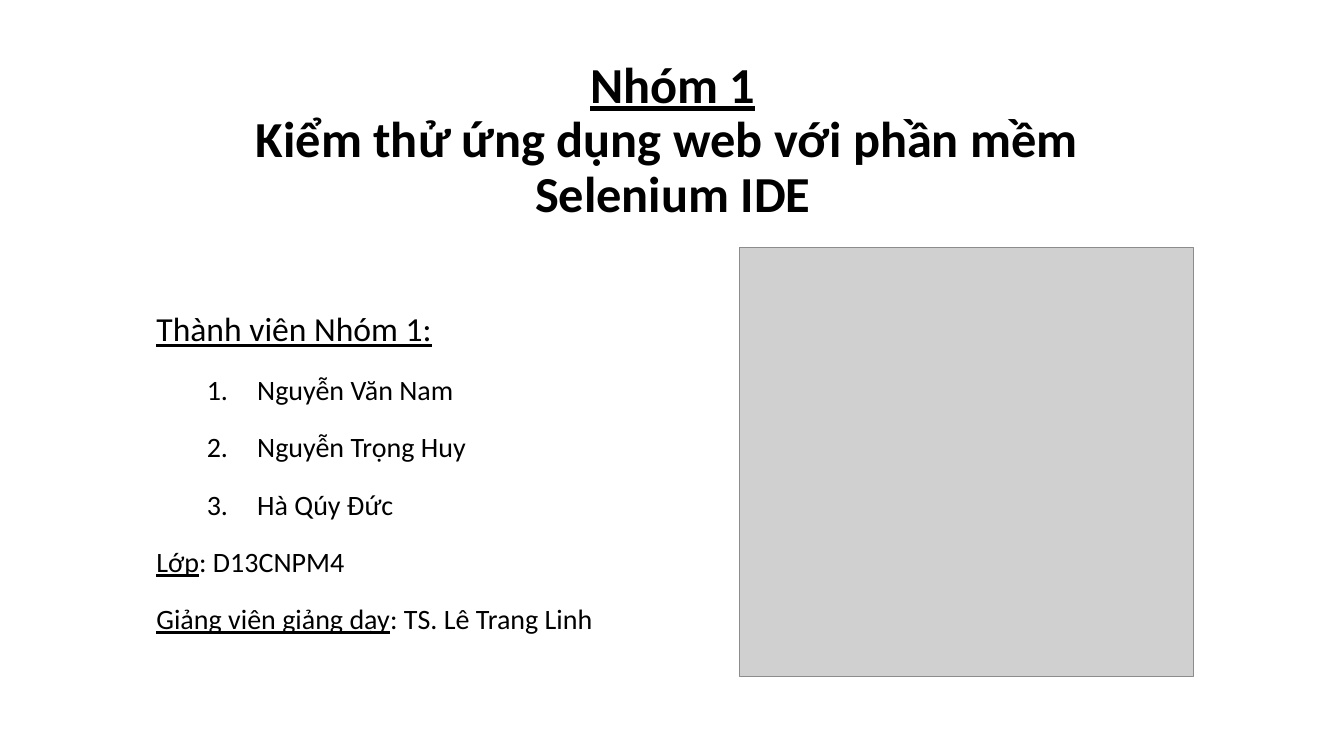
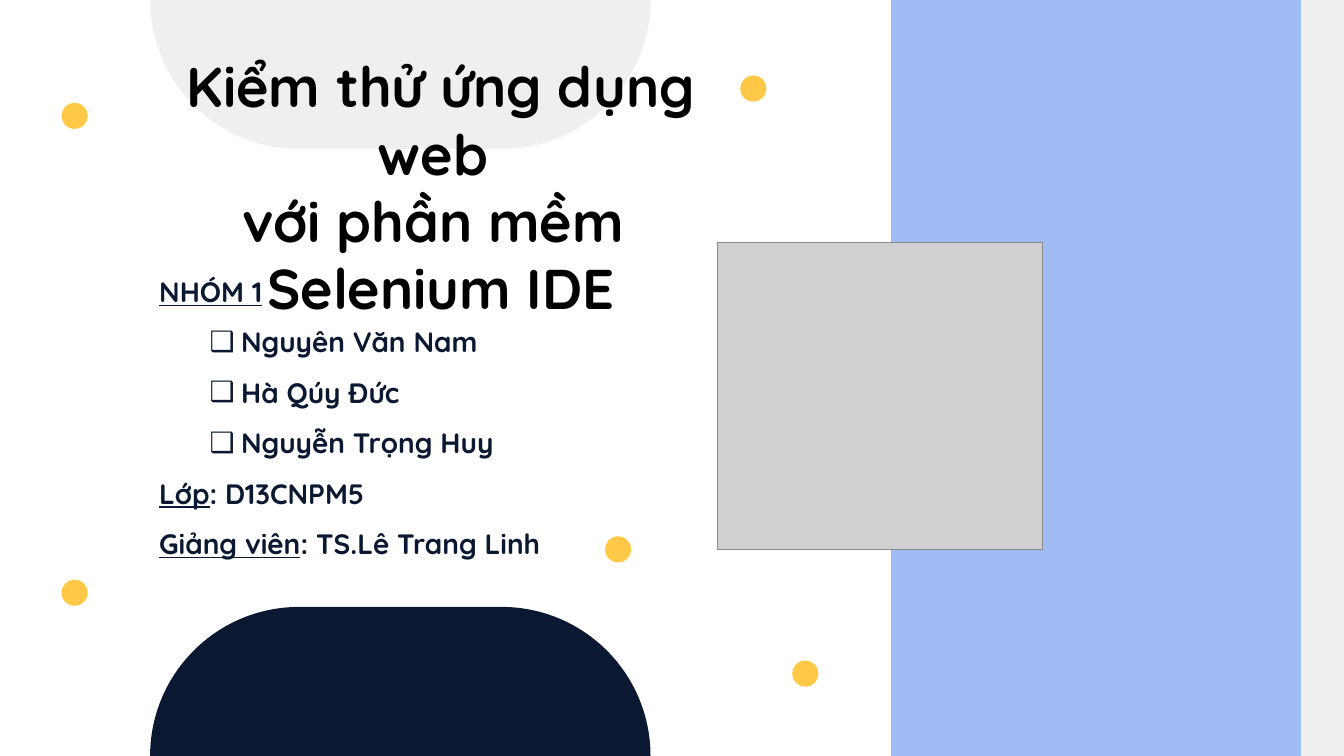
Before and after one commit to HoangNamBN/Tester, a slide deck: slide 1 of silde/SeleniumIDE.pptx. Drawn at 1344x756 pixels with LibreOffice and Linux fonts; fonts in the diff are those of the drawing; grey boxes stand for pictures. Boxes give left, top, right and bottom in pixels: in the first picture for what was removed or moved away, otherwise in the second. Text is boxed around its words. In the diff, an @@ line names an element or a change of style, - is before the commit and + after.

```diff
--- a/silde/SeleniumIDE.pptx
+++ b/silde/SeleniumIDE.pptx
@@ freeform shape added at (x1=149, y1=0, x2=651, y2=149), fill #EFEFEF @@
@@ freeform shape added at (x1=890, y1=0, x2=1344, y2=756), fill #9FBCF4 @@
@@ freeform shape added at (x1=1301, y1=0, x2=1344, y2=756), fill #EFEFEF @@
@@ text "Kiểm thử ứng dụng web" at (x1=187, y1=59, x2=695, y2=310): vertical alignment bottom to top @@
@@ text at (x1=187, y1=59, x2=695, y2=310): text changed; size 36 to 40 pt; font Calibri to Quicksand @@
-Nhóm 1
-Kiểm thử ứng dụng web với phần mềm
-Selenium IDE
+Kiểm thử ứng dụng web
+với phần mềm
+Selenium IDE
@@ freeform shape added at (x1=740, y1=75, x2=767, y2=102), fill #FFC947 @@
@@ freeform shape added at (x1=60, y1=102, x2=88, y2=129), fill #FFC947 @@
@@ text "NHÓM 1" moved from (x1=156, y1=317, x2=593, y2=634) to (x1=159, y1=277, x2=541, y2=560) @@
@@ picture resized from (x1=739, y1=248, x2=1194, y2=677) to (x1=718, y1=243, x2=1043, y2=549) @@
@@ text at (x1=159, y1=277, x2=478, y2=409): text changed; size 24 to 20 pt; font Calibri to Quicksand; text colour #000000 to #0A1931; bold on @@
-Thành viên Nhóm 1:
-  1. Nguyễn Văn Nam
+NHÓM 1
+  ❑ Nguyên Văn Nam
+  ❑ Hà Qúy Đức
@@ text at (x1=241, y1=428, x2=493, y2=459): font Calibri to Quicksand, text colour #000000 to #0A1931, bold on in "Nguyễn Trọng Huy"; bullet 1. to ❑; less space between paragraphs @@
@@ text at (x1=159, y1=482, x2=541, y2=560): text changed; font Calibri to Quicksand; text colour #000000 to #0A1931; bold on @@
-  3. Hà Qúy Đức
-  Lớp: D13CNPM4
-  Giảng viên giảng dạy: TS. Lê Trang Linh
+Lớp: D13CNPM5
+Giảng viên: TS.Lê Trang Linh
@@ freeform shape added at (x1=604, y1=535, x2=631, y2=563), fill #FFC947 @@
@@ freeform shape added at (x1=60, y1=579, x2=88, y2=606), fill #FFC947 @@
@@ freeform shape added at (x1=149, y1=606, x2=651, y2=756), fill #0A1931 @@
@@ freeform shape added at (x1=791, y1=659, x2=819, y2=687), fill #FFC947 @@
```
Also in this commit, not shown: 5 other slides changed, 9 slides added, 6 other files.
